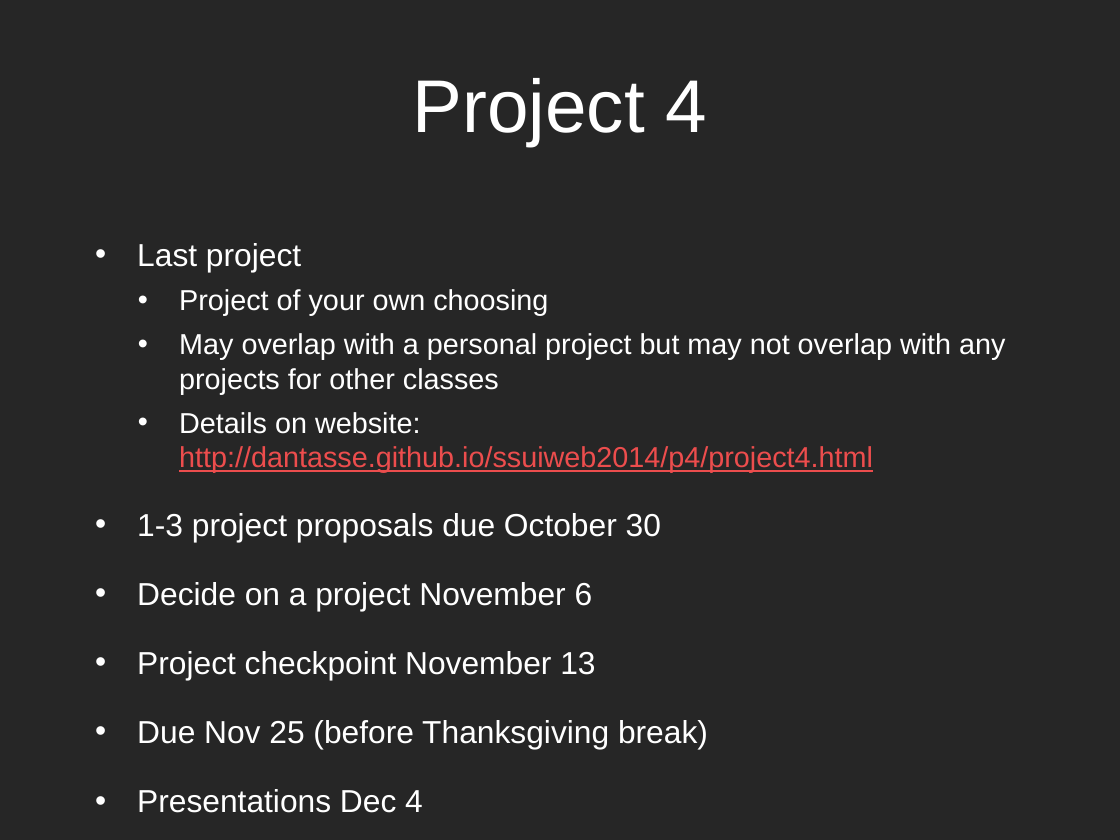
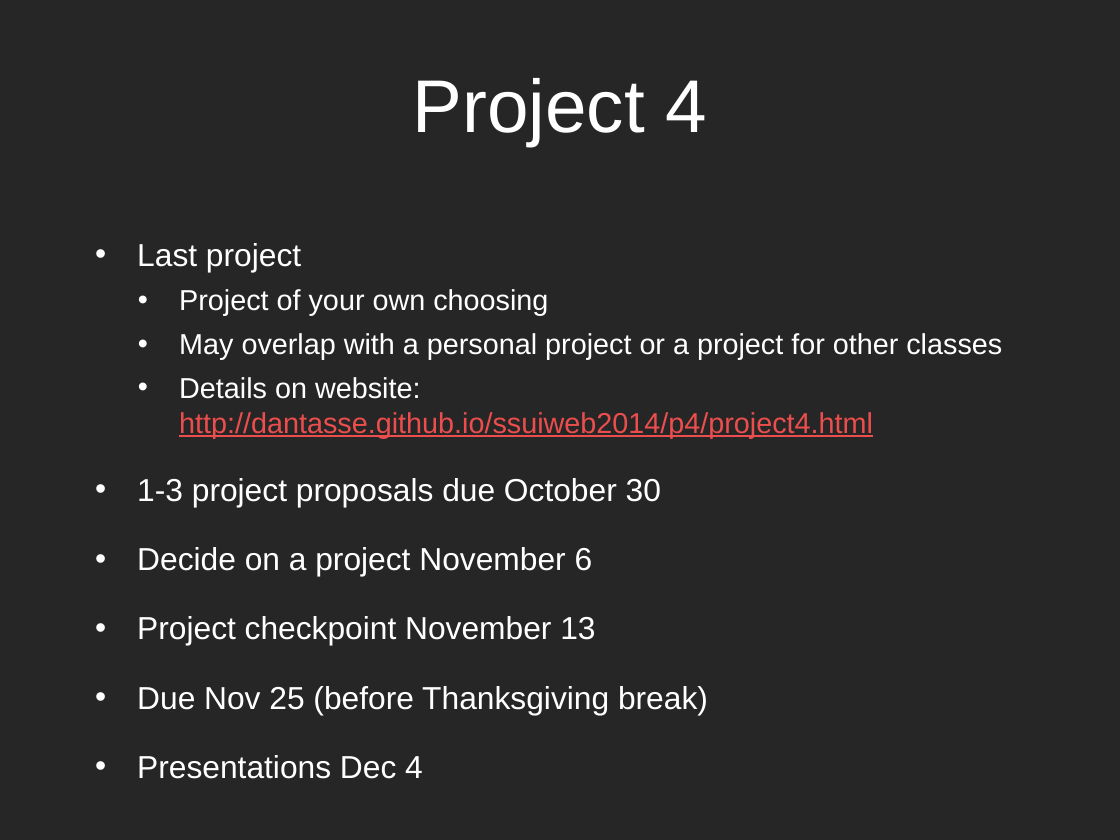
Before and after one commit to dantasse/ssuiweb2014, a slide deck: slide 5 of week09/week09.pptx (slide 3 before the commit). Drawn at 1120x840 pixels with LibreOffice and Linux fonts; fonts in the diff are those of the drawing. Boxes give left, top, right and bottom in pixels: in the first picture for what was removed or moved away, otherwise in the second. Text is boxed around its words. In the diff, an @@ line names an element or a change of style, - is before the commit and + after.

```diff
--- a/week09/week09.pptx
+++ b/week09/week09.pptx
@@ text at <box>179,333,1002,360</box>: text changed @@
-  • May overlap with a personal project but may not overlap with any projects for other classes
+  • May overlap with a personal project or a project for other classes
```
Also in this commit, not shown: 2 slides added.
